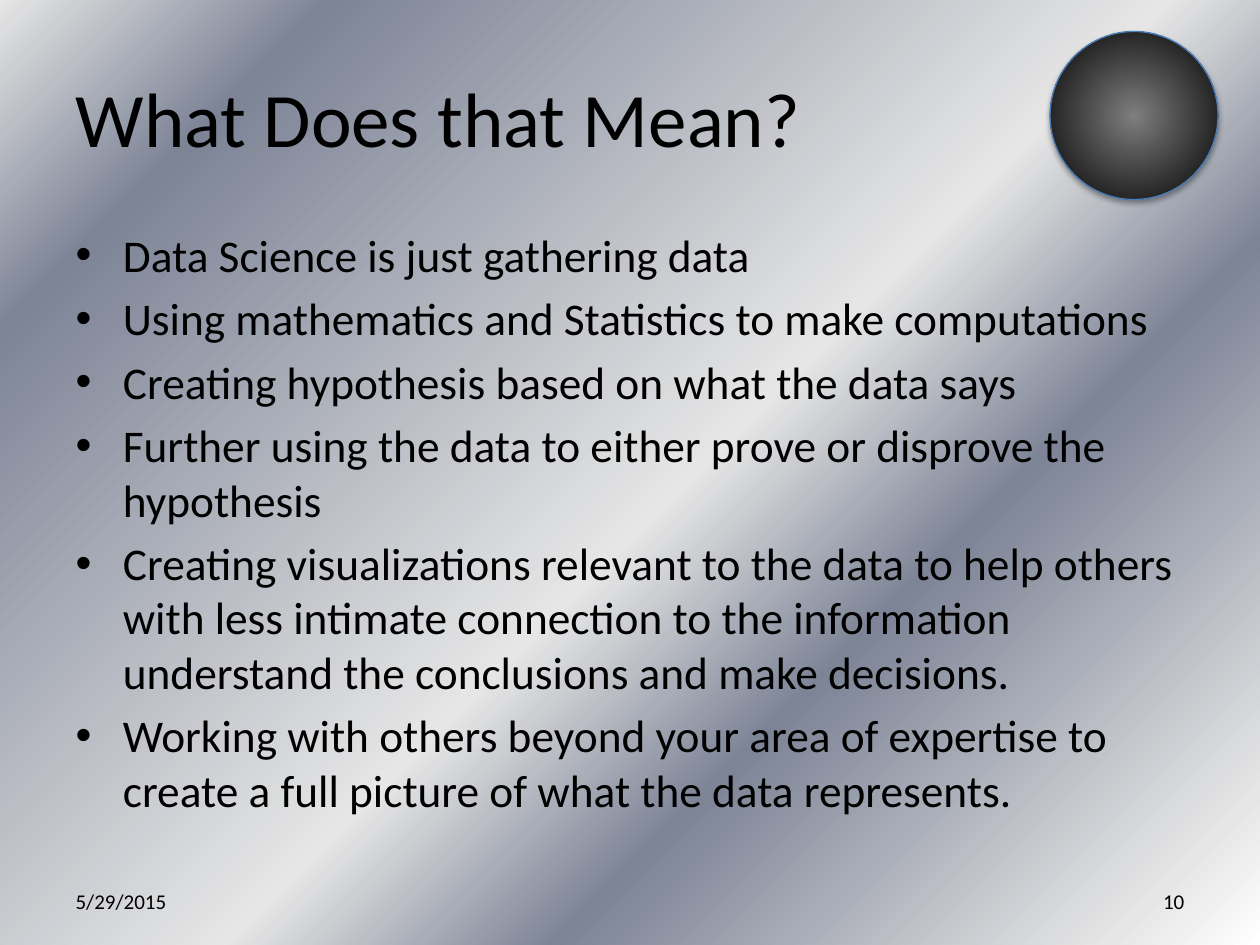
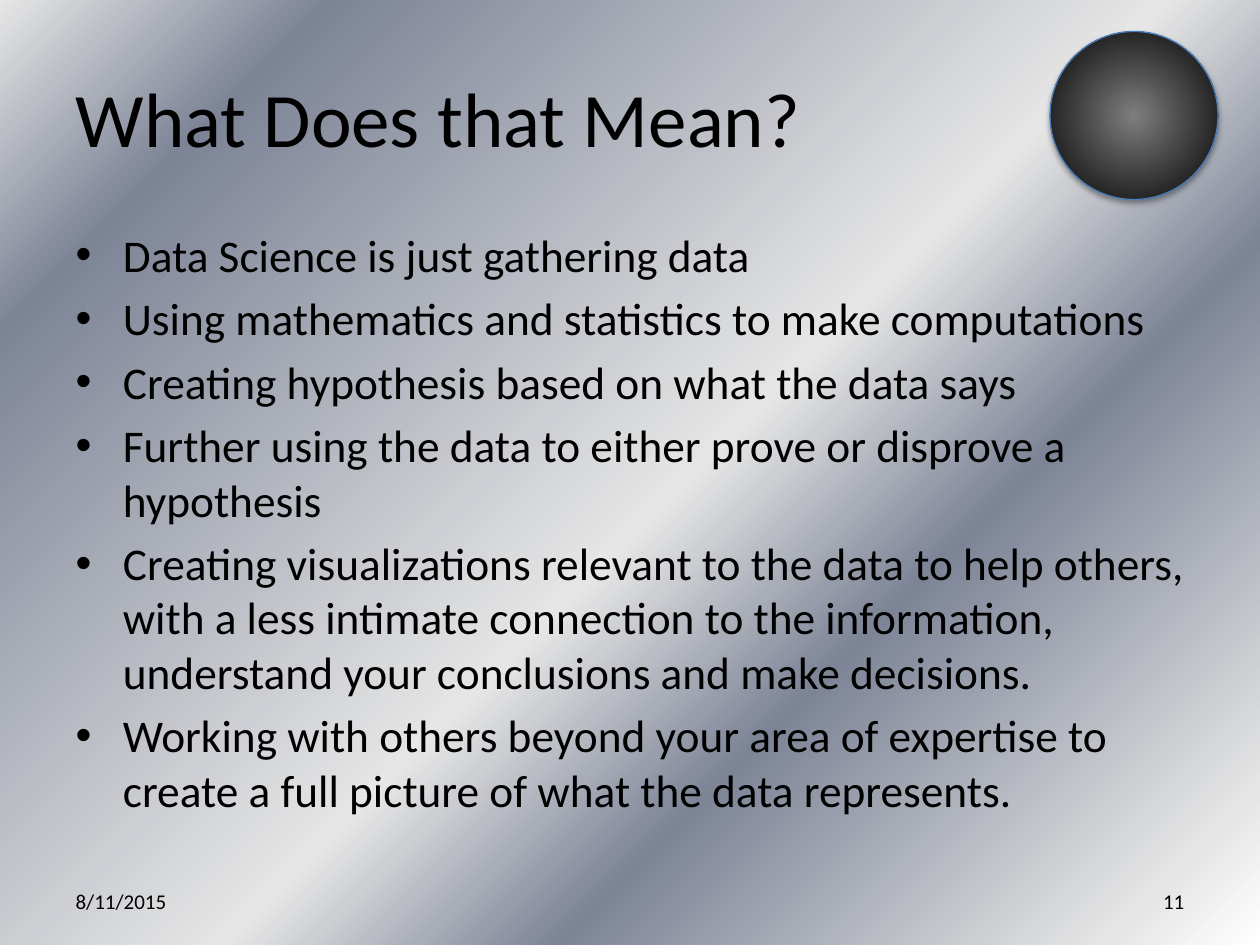
Before and after one commit to jegroom102080/What_is_Data_Science_Anyway, a slide deck: slide 11 of What is Data Science Anyway.pptx (slide 10 before the commit). Drawn at 1260x945 pixels with LibreOffice and Linux fonts; fonts in the diff are those of the drawing. Boxes give left, top, right and bottom in pixels: in the first picture for what was removed or moved away, otherwise in the second. Text is boxed around its words. In the diff, an @@ line names an element or a change of style, - is before the commit and + after.

```diff
--- a/What is Data Science Anyway.pptx
+++ b/What is Data Science Anyway.pptx
@@ text at [123,297,1144,346]: text changed @@
-• Using mathematics and Statistics to make computations
+• Using mathematics and statistics to make computations
@@ text at [123,424,1183,697]: text changed @@
-• Further using the data to either prove or disprove the hypothesis
-• Creating visualizations relevant to the data to help others with less intimate connection to the information understand the conclusions and make decisions.
+• Further using the data to either prove or disprove a hypothesis
+• Creating visualizations relevant to the data to help others, with a less intimate connection to the information, understand your conclusions and make decisions.
@@ text at [76,894,167,910]: text changed @@
-5/29/2015
+8/11/2015
@@ page number at [1163,895,1184,909]: text changed @@
-10
+11
```
Also in this commit, not shown: 44 other slides changed, 1 slide added.
